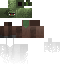
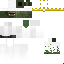
Revision of a layered w=64, h=64 image; what changed, layer by layer:
painted on "white" over (0, 0, 64, 64)
moved "zombie_librarian.png" above "Pasted Layer" over (0, 0, 44, 38)
showed "Pasted Layer" over (0, 38, 64, 64)
